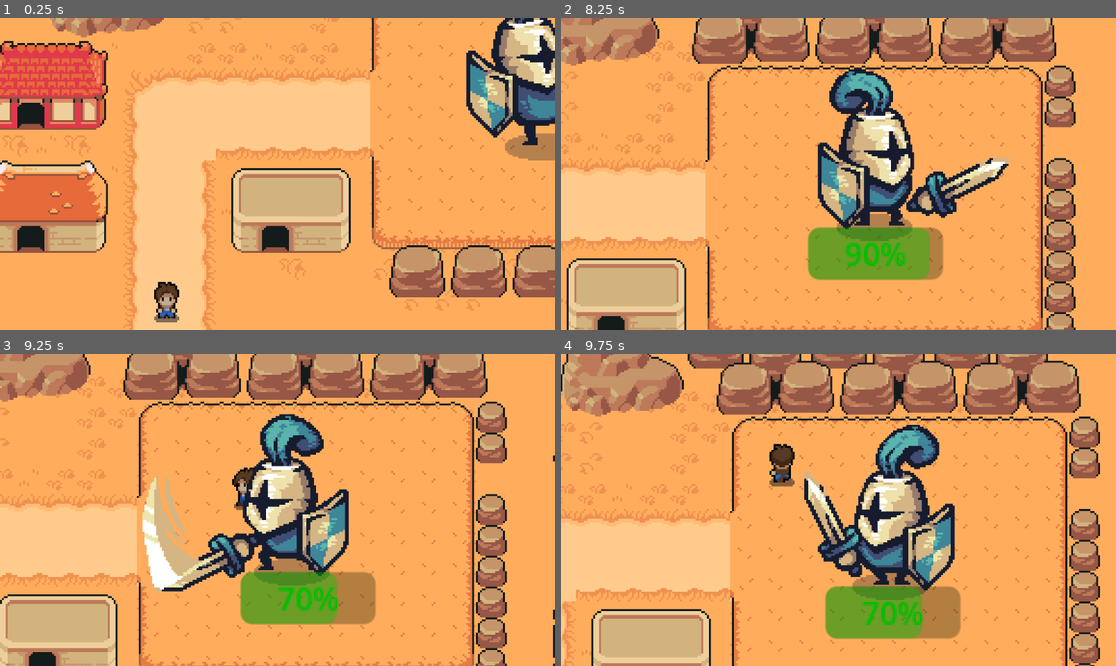
Above: before the commit, frames 1-4 (two rows, left to right).
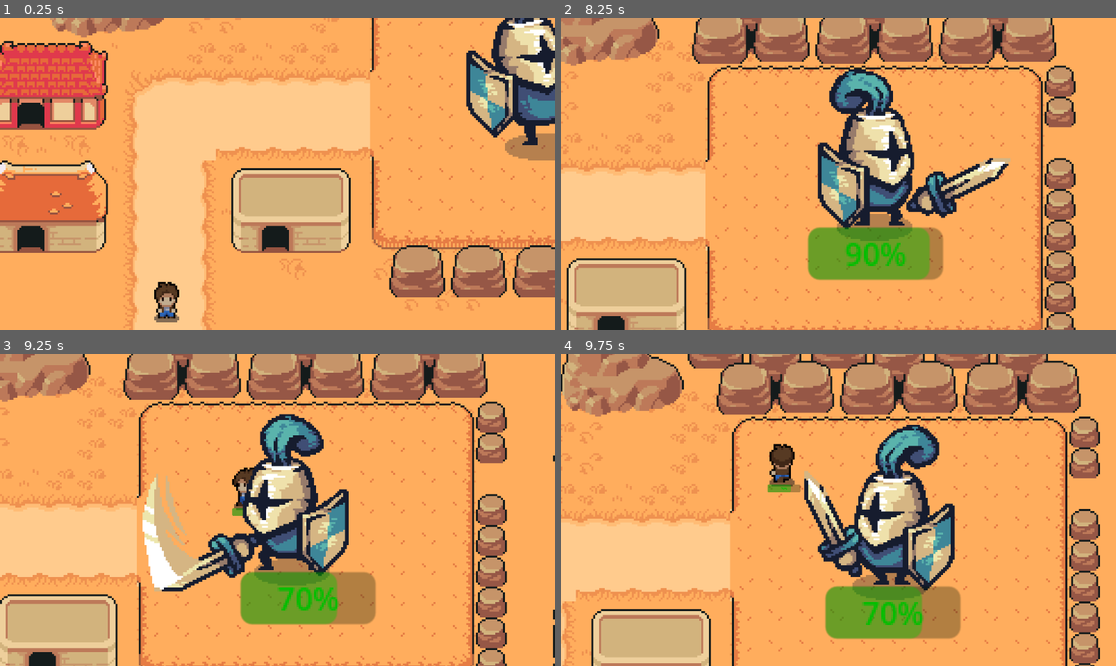
Above: after the commit, the same moments.

Repository: mtzamanpk/MysticRealms
Game: Godot game, scene res://scenes/desert.tscn
The game is run twice, just before and just after one commit, with the same random seed, the same clock (stepped at 60 frames per second) and the same inputs. This scene is started directly instead of the project's main scene.
Inputs (mouse positions are in pixels of both pictures, inside the frame that each line leads up to):
- Up to frame 1 (0.25 s): no input
- Up to frame 2 (8.25 s): move the mouse to (810, 236) at 0.52 s; hold Up (ui_up) 0.53-2.03 s; click (810, 236) at 0.6 s; move the mouse to (1005, 220) at 1.27 s; click (1005, 220) at 1.35 s; move the mouse to (672, 127) at 2.02 s; hold Left (ui_left) 2.03-3.53 s; click (672, 127) at 2.1 s; move the mouse to (866, 174) at 2.77 s; click (866, 174) at 2.85 s; move the mouse to (755, 96) at 3.52 s; hold Down (ui_down) 3.53-4.28 s; click (755, 96) at 3.6 s; move the mouse to (960, 158) at 4.27 s; hold Right (ui_right) 4.28-5.03 s; click (960, 158) at 4.35 s; move the mouse to (727, 189) at 5.02 s; hold Up (ui_up) 5.03-5.78 s; click (727, 189) at 5.1 s; move the mouse to (894, 105) at 5.77 s; hold Right (ui_right) 5.78-8.03 s; click (894, 105) at 5.85 s; move the mouse to (810, 236) at 6.52 s; click (810, 236) at 6.6 s; move the mouse to (1005, 220) at 7.27 s; click (1005, 220) at 7.35 s; move the mouse to (672, 127) at 8.02 s; hold Down (ui_down) from 8.03 s (still down); click (672, 127) at 8.1 s
- Up to frame 3 (9.25 s): move the mouse to (305, 510) at 8.77 s; release Down (ui_down) at 8.78 s; hold Left (ui_left) from 8.78 s (still down); click (305, 510) at 8.85 s
- Up to frame 4 (9.75 s): move the mouse to (755, 432) at 9.52 s; release Left (ui_left) at 9.53 s; hold Up (ui_up) from 9.53 s (still down); click (755, 432) at 9.6 s

Frames 1-2 are identical in both runs. In frame 3, less than 0.1% of the frame differs, in the area x 41-44%, y 49-52%; in frame 4, 0.1%, in the area x 37-44%, y 41-45%.

Commit message:
fixed boss bug

Diff:
--- a/Game/scripts/player.gd
+++ b/Game/scripts/player.gd
@@ -17,6 +17,7 @@
 func _physics_process(delta):
 	player_movement(delta)
 	enemyAttack()
+	bossAttack()
 	attack()
 	updateHealth()
 
@@ -111,8 +112,16 @@
 		$attackCooldown.start()
 		print(health)
 
+func bossAttack():
+	if bossInAttackRange and bossAttackCooldown == true:
+		health = health -30
+		bossAttackCooldown = false
+		$attackCooldown.start()
+		print(health)
+
 func _on_attack_cooldown_timeout():
 	enemyAttackCooldown = true
+	bossAttackCooldown = true
 
 func attack():
 	var direction = current_direction
